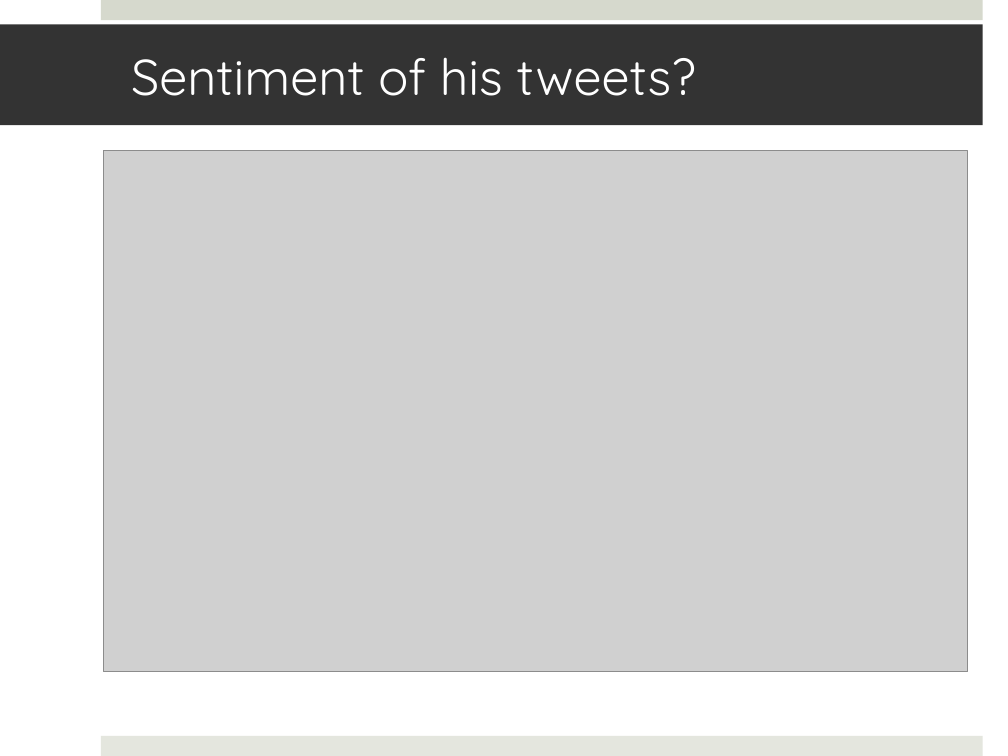
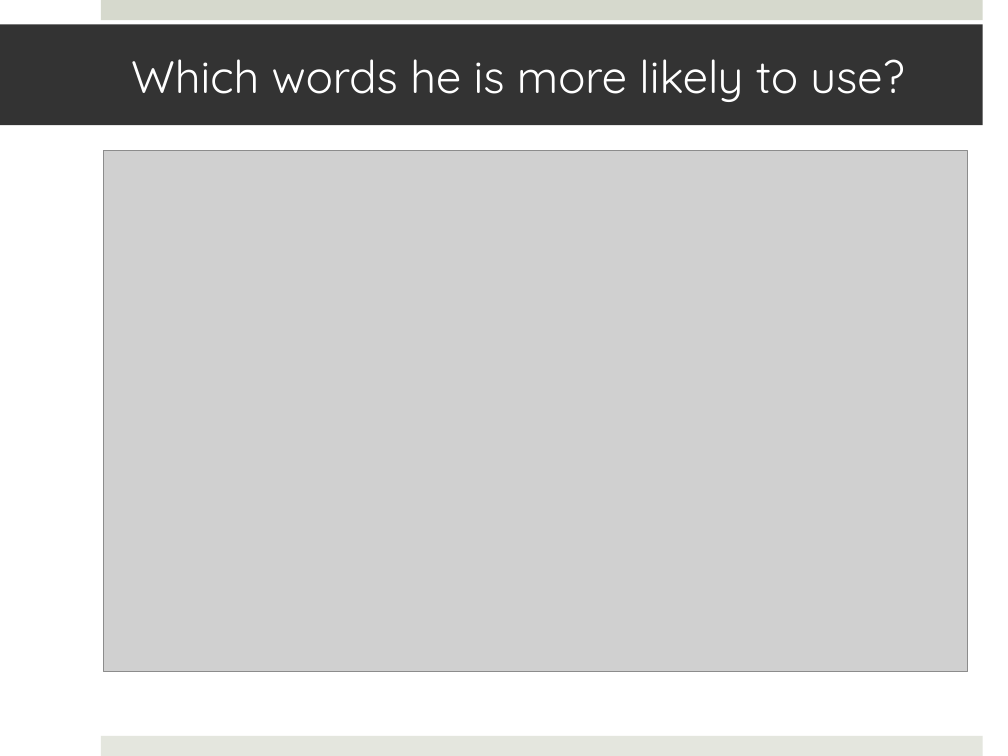
Before and after one commit to vivekpruthi1/twitterproject, a slide deck: slide 5 of Business_presentation.pptx. Drawn at 1008x756 pixels with LibreOffice and Linux fonts; fonts in the diff are those of the drawing; grey boxes stand for pictures. Boxes give left, top, right and bottom in pixels: in the first picture for what was removed or moved away, otherwise in the second. Text is boxed around its words. In the diff, an @@ line names an element or a change of style, - is before the commit and + after.

Commit message:
Added technical ppt

```diff
--- a/Business_presentation.pptx
+++ b/Business_presentation.pptx
@@ title at [131, 59, 904, 102]: text changed; size 36 to 32.4 pt @@
-Sentiment of his tweets?
+Which words he is more likely to use?
```
Also in this commit, not shown: 2 other files.
